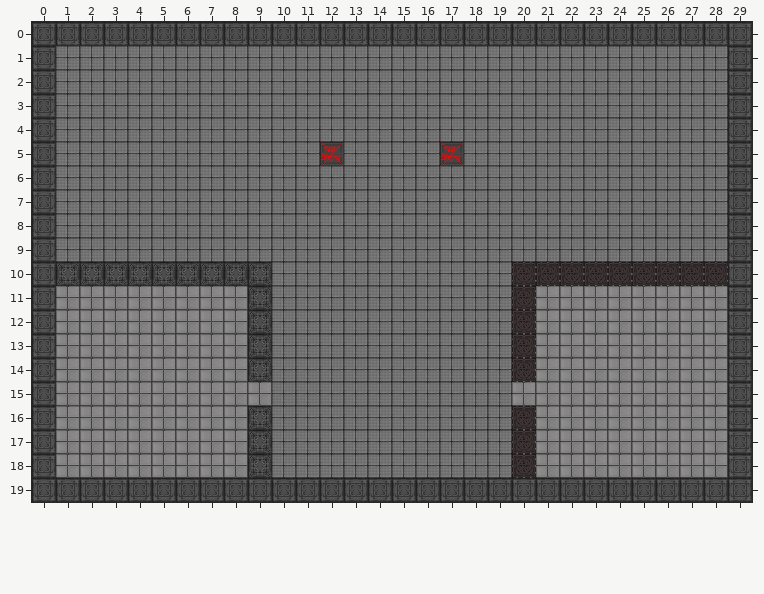
One commit to this Tiled map: src/horrors_of_space_station_13/maps/test2.tmx. Above: the version before the commit.
Cells are 32x32 px. Shown: x 0..29, y 0..19.
And afterwards:
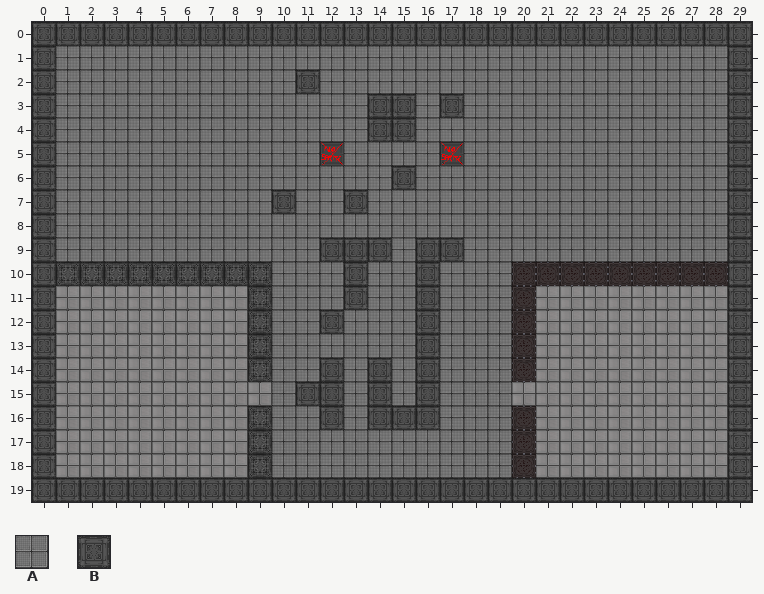
Key: from "floor": A 2; from "wall": B 1.
_ is an empty cell.
The edit:
Layer "turfs":
y 2: x 11 A -> B
y 3: x 14..15 AA -> BB; x 17 A -> B
y 4: x 14..15 AA -> BB
y 6: x 15 A -> B
y 7: x 10 A -> B; x 13 A -> B
y 9: x 12..14 AAA -> BBB; x 16..17 AA -> BB
y 10..11: x 13 A -> B; x 16 A -> B
y 12: x 12 A -> B; x 16 A -> B
y 13: x 16 A -> B
y 14: x 12 A -> B; x 14 A -> B; x 16 A -> B
y 15: x 11..12 AA -> BB; x 14 A -> B; x 16 A -> B
y 16: x 12 A -> B; x 14..16 AAA -> BBB
